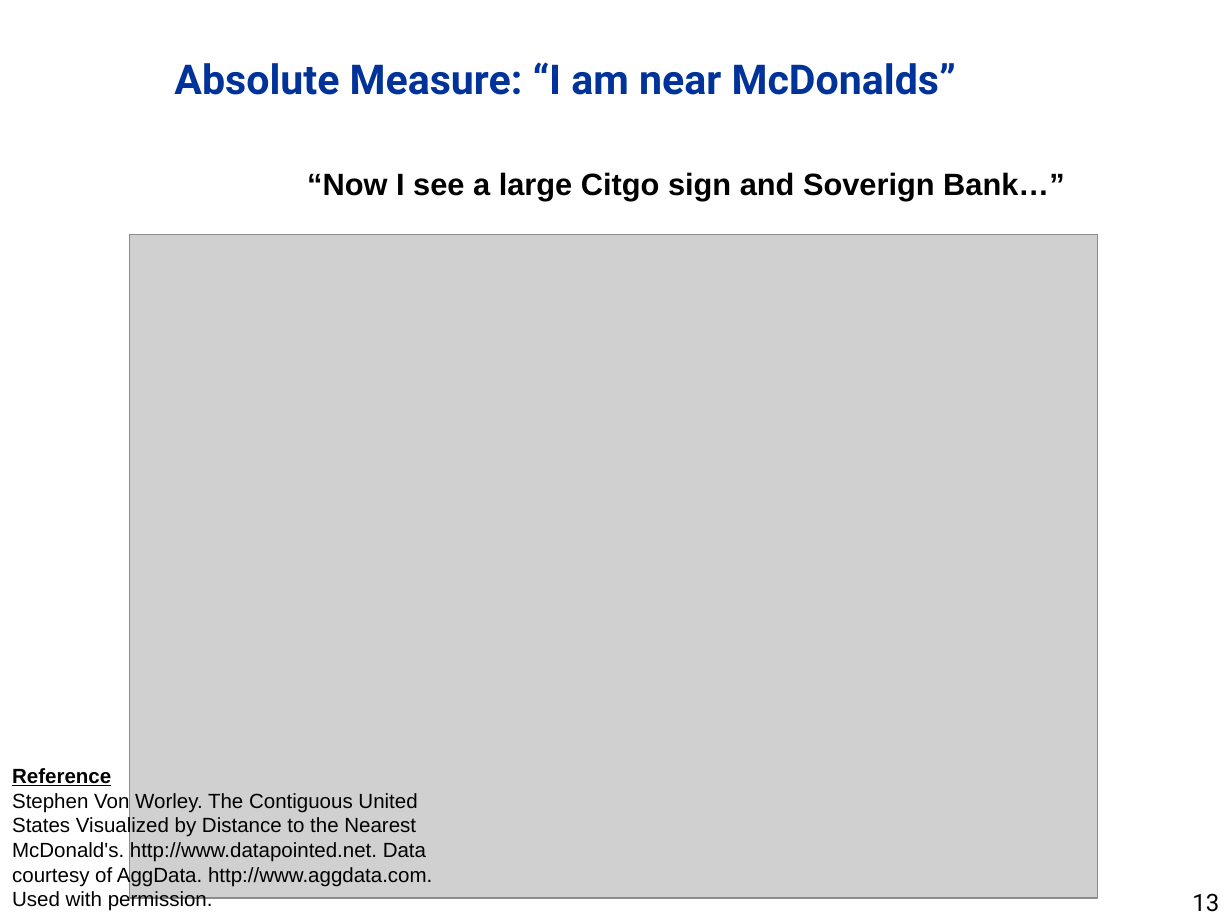
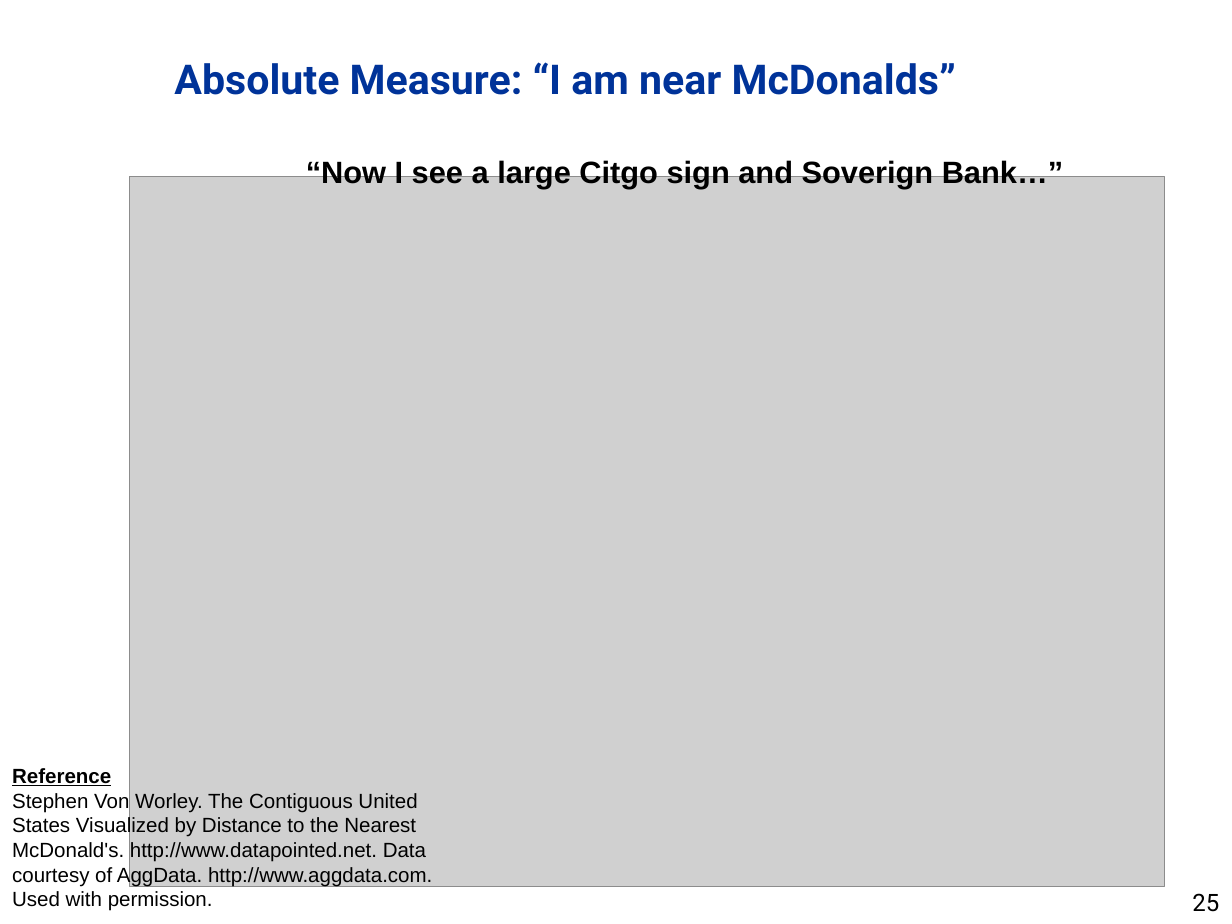
Before and after one commit to dddvision/functionalnavigation, a slide deck: slide 25 of docs/JNC2011/presentation.pptx (slide 13 before the commit). Drawn at 1232x924 pixels with LibreOffice and Linux fonts; fonts in the diff are those of the drawing; grey boxes stand for pictures; background and template pictures are left out. Boxes give left, top, right and bottom in pixels: in the first picture for what was removed or moved away, otherwise in the second. Text is boxed around its words. In the diff, an @@ line names an element or a change of style, - is before the commit and + after.

```diff
--- a/docs/JNC2011/presentation.pptx
+++ b/docs/JNC2011/presentation.pptx
@@ text "“Now I see a large ...": place and size @@
-text "“Now I see a large ..." at (307,172,1064,201)
+text "“Now I see a large ..." at (306,158,1063,188)
@@ picture: place and size @@
-picture at (129,234,1098,898)
+picture at (129,176,1164,886)
@@ page number at (1192,893,1219,912): text changed @@
-13
+25
```
Also in this commit, not shown: 13 other slides changed, 2 slides added, 4 slides removed.
